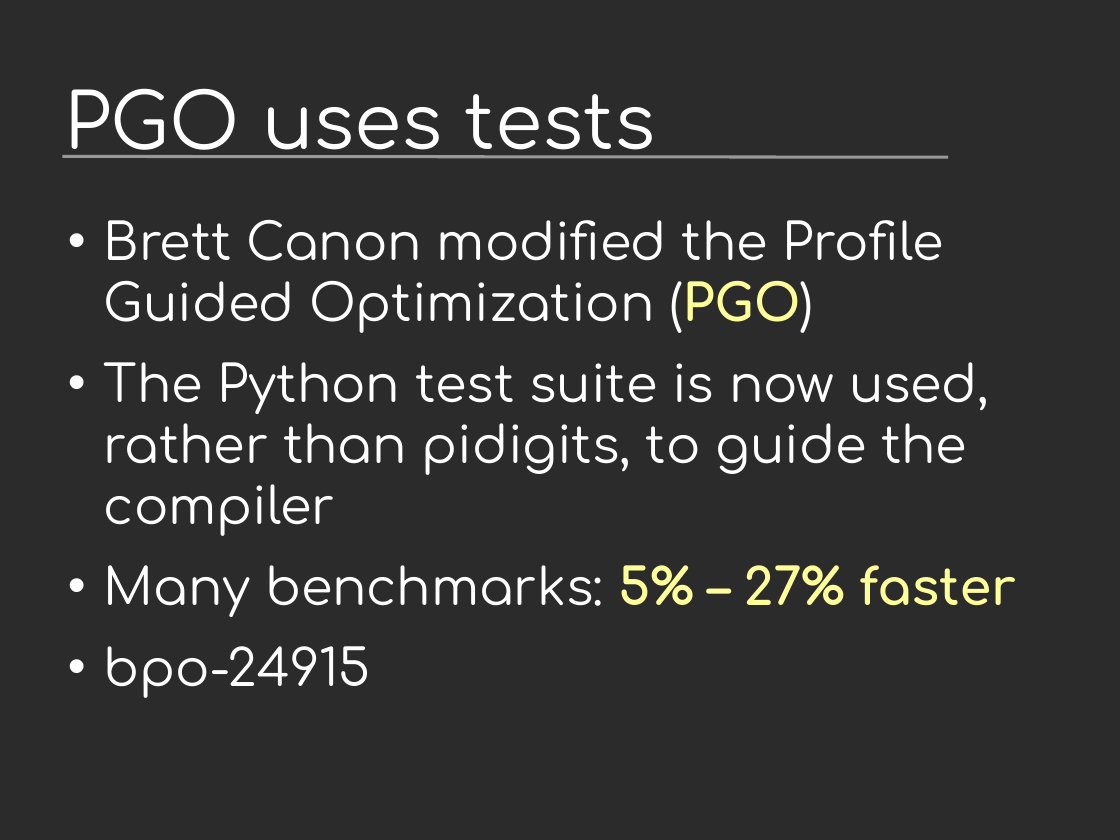
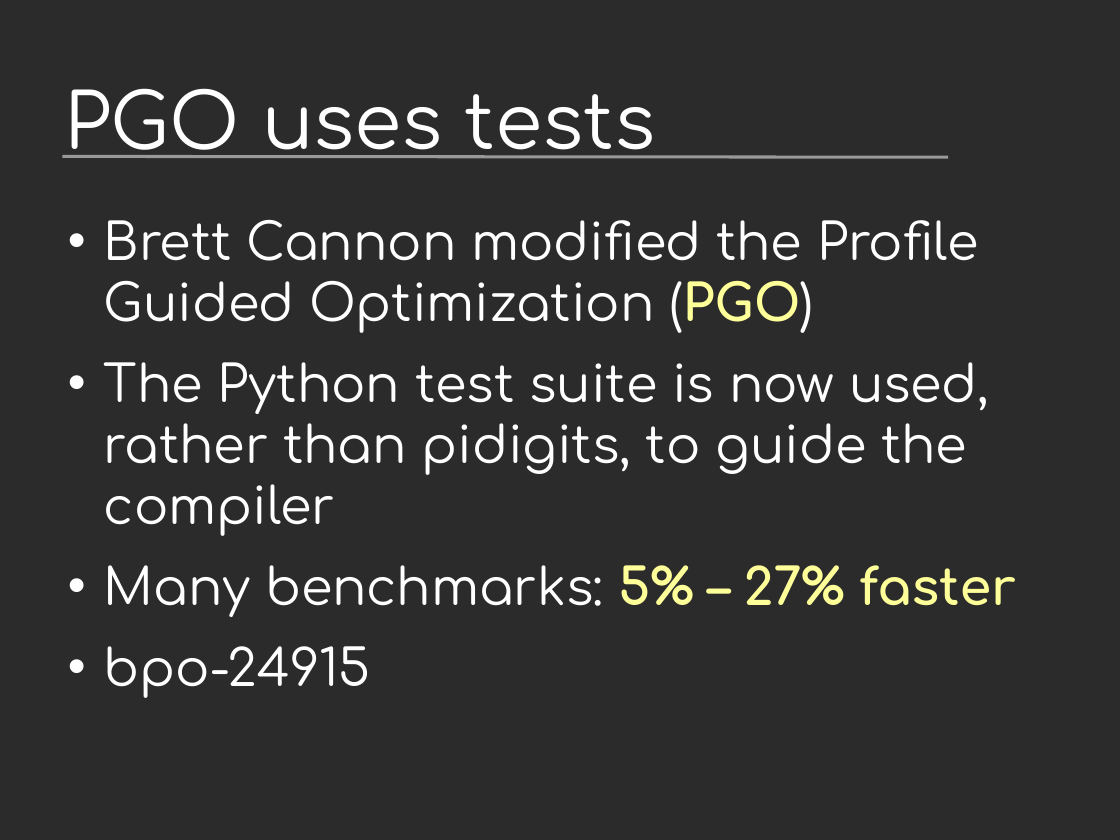
Before and after one commit to vstinner/talks, a slide deck: slide 22 of 2017-PyconUS/python36_opt.odp. Drawn at 1120x840 pixels with LibreOffice and Linux fonts; fonts in the diff are those of the drawing; background and template pictures are left out; a plain dark background stands for a picture behind light text. Boxes give left, top, right and bottom in pixels: in the first picture for what was removed or moved away, otherwise in the second. Text is boxed around its words. In the diff, an @@ line names an element or a change of style, - is before the commit and + after.

```diff
--- a/2017-PyconUS/python36_opt.odp
+++ b/2017-PyconUS/python36_opt.odp
@@ text at [104,220,979,333]: text changed @@
-• Brett Canon modified the Profile Guided Optimization (PGO)
+• Brett Cannon modified the Profile Guided Optimization (PGO)
```
Also in this commit, not shown: 1 other slide changed, 1 other file.
